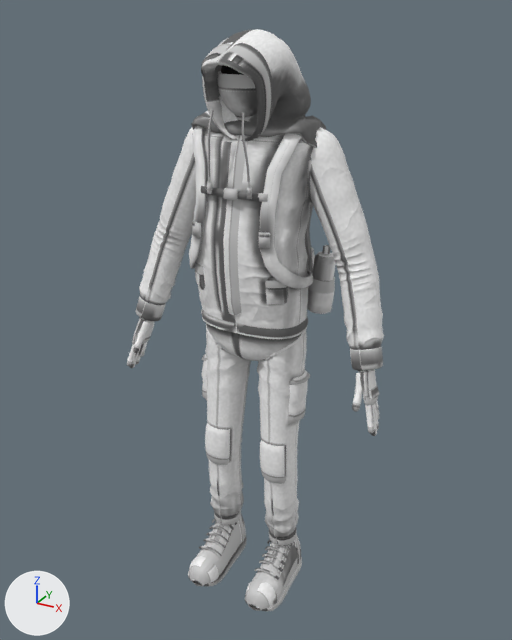
The glTF model vx/game/models/writer.glb, before and after one commit.
Before and after are seen from a camera (50 mm lens) standing at (0.355, -0.697, 0.704) and looking at (-0.02, -0.015, 0.363). The lights are fixed; the arrows at lower left show +X, +Y and +Z. The first picture is the older version. Vertices at exactly the same position are counted once.

Before the edit, the objects in view are built like this:
```python
ob_sm_char_writer_body = bpy.data.objects.new('SM_Char_Writer_Body', me_sm_char_writer_body)
ob_sm_char_writer_body.location = (0.0, 0.0, 0.0)
ob_sm_char_writer_hood = bpy.data.objects.new('SM_Char_Writer_Hood', me_sm_char_writer_hood)
ob_sm_char_writer_hood.location = (0.0, 0.0, 0.0)
ob_sm_char_writer_pack = bpy.data.objects.new('SM_Char_Writer_Pack', me_sm_char_writer_pack)
ob_sm_char_writer_pack.location = (0.0, 0.0, 0.0)
```
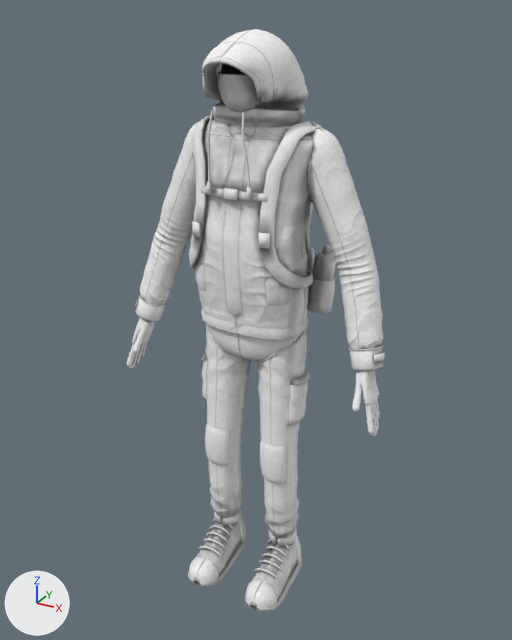
Scene script edits in JSON lines:
```json
{"block": "me_sm_char_writer_body", "where": "# used by ob_sm_char_writer_body; location = (0.0, 0.0, 0.0)"}
{"op": "remove", "block": "me_sm_char_writer_body", "code": "me_sm_char_writer_body.from_pydata(...)  # 26589 vertices, 51728 faces; spans x -0.186..0.152, y -0.104..0.024, z -0.001..0.68"}
{"op": "add", "block": "me_sm_char_writer_body", "code": "me_sm_char_writer_body.from_pydata(...)  # 27139 vertices, 52808 faces; spans x -0.186..0.152, y -0.104..0.024, z -0.001..0.68"}
{"block": "me_sm_char_writer_body", "change": "me_sm_char_writer_body part 1: a new loose piece of 175 vertices spanning x -0.177..-0.141, y -0.049..-0.015, z 0.361..0.374, in mat_detail"}
{"block": "me_sm_char_writer_body", "change": "me_sm_char_writer_body part 2: a new loose piece of 86 vertices spanning x 0.138..0.147, y -0.047..-0.025, z 0.356..0.367, in mat_detail"}
{"block": "me_sm_char_writer_body", "change": "me_sm_char_writer_body part 3: 42 vertices moved from x 0.085..0.141, y -0.049..-0.006, z 0.371..0.466 to x 0.085..0.141, y -0.048..-0.007, z 0.371..0.466; 175 vertices added at x 0.107..0.143, y -0.049..-0.015, z 0.361..0.374"}
{"block": "me_sm_char_writer_body", "change": "other edits to the shape of me_sm_char_writer_body do not show in these pictures"}
{"block": "me_sm_char_writer_hood", "where": "# used by ob_sm_char_writer_hood; location = (0.0, 0.0, 0.0)"}
{"op": "remove", "block": "me_sm_char_writer_hood", "code": "me_sm_char_writer_hood.from_pydata(...)  # 2064 vertices, 3936 faces; spans x -0.094..0.06, y -0.097..0.031, z 0.566..0.684"}
{"op": "add", "block": "me_sm_char_writer_hood", "code": "me_sm_char_writer_hood.from_pydata(...)  # 2859 vertices, 5376 faces; spans x -0.08..0.046, y -0.092..0.031, z 0.549..0.685"}
{"block": "me_sm_char_writer_hood", "change": "me_sm_char_writer_hood part 4: 27 vertices moved within x -0.064..0.03, y -0.077..0.011, z 0.581..0.681; 1671 vertices removed from x -0.094..0.06, y -0.097..0.031, z 0.566..0.684; 2439 vertices added at x -0.08..0.046, y -0.092..0.031, z 0.549..0.685"}
{"block": "me_sm_char_writer_hood", "change": "me_sm_char_writer_hood part 5: 198 kept faces spanning x -0.063..0.029, y -0.072..-0.011, z 0.622..0.684 get new texture (UV) coordinates"}
{"block": "me_sm_char_writer_hood", "change": "other edits to the shape of me_sm_char_writer_hood do not show in these pictures"}
{"op": "add", "block": "me_sm_char_writer_hood", "code": "me_sm_char_writer_hood.materials.append(mat_hoodie)"}
{"op": "add", "block": "me_sm_char_writer_hood", "code": "me_sm_char_writer_hood.materials.append(mat_trim)"}
{"op": "add", "block": "me_sm_char_writer_hood", "code": "me_sm_char_writer_hood.materials.append(mat_detail)"}
{"block": "me_sm_char_writer_pack", "where": "me_sm_char_writer_pack.from_pydata(...)  # 3322 vertices, 6482 faces; spans x -0.095..0.06, y -0.081..0.057, z 0.372..0.597"}
{"block": "me_sm_char_writer_pack", "where": "# used by ob_sm_char_writer_pack; location = (0.0, 0.0, 0.0)"}
{"block": "me_sm_char_writer_pack", "change": "me_sm_char_writer_pack part 6: texture (UV) coordinates changed"}
```

Location of each change, [x1, y1, x2, y2] in pixels of the pictures (512 x 640 px; the box of a moved part takes in the faces that stretch with it):
```json
{"object": "SM_Char_Writer_Body", "change": "reshaped", "before": [127, 65, 384, 611], "after": [127, 64, 385, 611]}
{"object": "SM_Char_Writer_Hood", "change": "reshaped", "before": [191, 29, 326, 148], "after": [202, 29, 308, 141]}
{"part": 1, "of": "me_sm_char_writer_body", "change": "added", "after": [139, 294, 167, 306]}
{"part": 2, "of": "me_sm_char_writer_body", "change": "added", "after": [373, 352, 384, 362]}
{"part": 3, "of": "me_sm_char_writer_body", "change": "reshaped", "before": [335, 252, 382, 349], "after": [336, 251, 383, 351]}
{"part": 4, "of": "me_sm_char_writer_hood", "change": "moved or reshaped", "before": [191, 29, 326, 148], "after": [202, 29, 308, 141]}
{"part": 5, "of": "me_sm_char_writer_hood", "change": "surface changed", "before": [203, 30, 295, 94], "after": [203, 30, 295, 94]}
```
